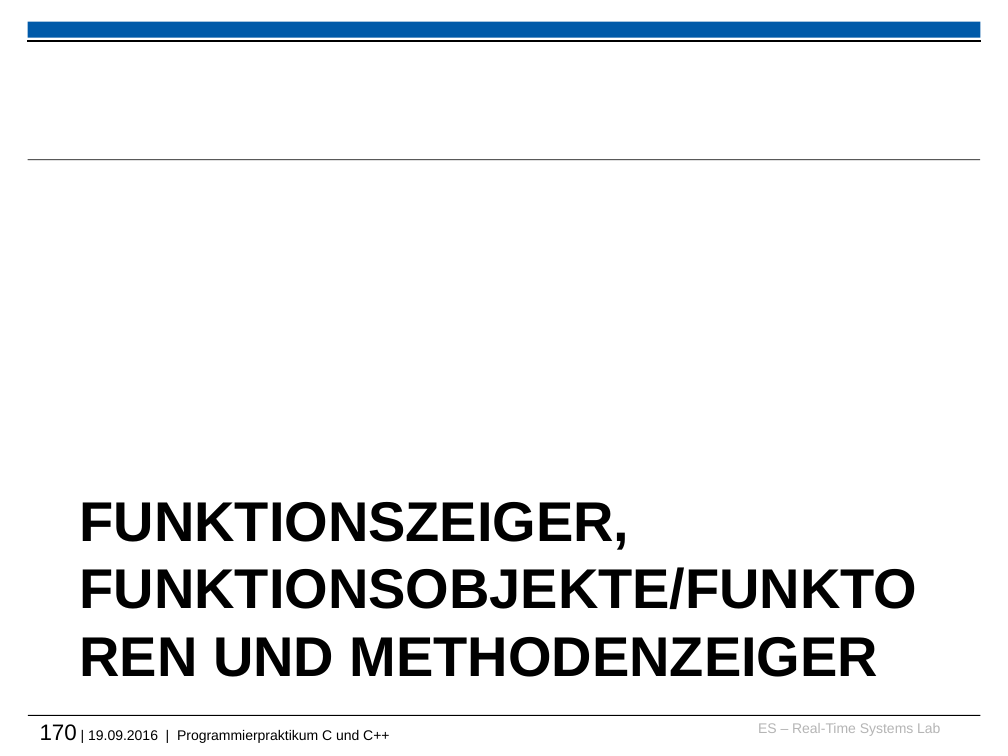
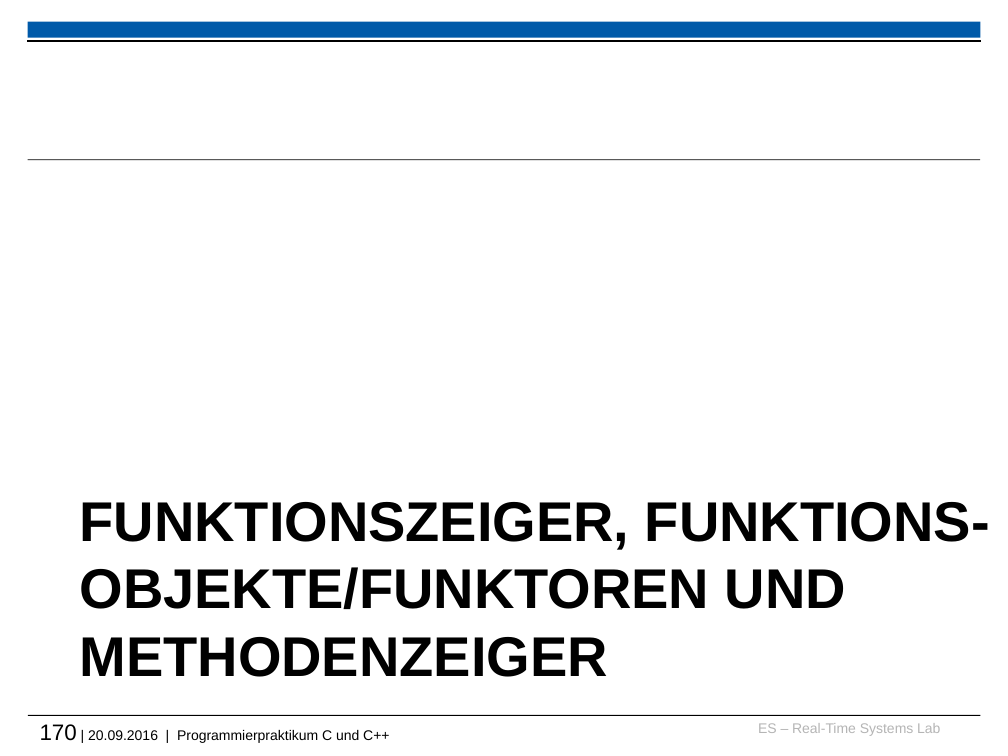
Before and after one commit to h82k/tud-cppp, a slide deck: slide 170 of cppp_lecture.pptx. Drawn at 1008x756 pixels with LibreOffice and Linux fonts; fonts in the diff are those of the drawing; background and template pictures are left out. Boxes give left, top, right and bottom in pixels: in the first picture for what was removed or moved away, otherwise in the second. Text is boxed around its words. In the diff, an @@ line names an element or a change of style, - is before the commit and + after.

```diff
--- a/cppp_lecture.pptx
+++ b/cppp_lecture.pptx
@@ title at (80,502,990,677): text changed @@
-FUNKTIONSZEIGER, FUNKTIONSOBJEKTE/FUNKTOREN UND METHODENZEIGER
+FUNKTIONSZEIGER, FUNKTIONS-OBJEKTE/FUNKTOREN UND METHODENZEIGER
@@ text at (40,724,389,743): text changed @@
-170 | 19.09.2016 | Programmierpraktikum C und C++
+170 | 20.09.2016 | Programmierpraktikum C und C++
```
Also in this commit, not shown: 5 other slides changed, 3 other files.
